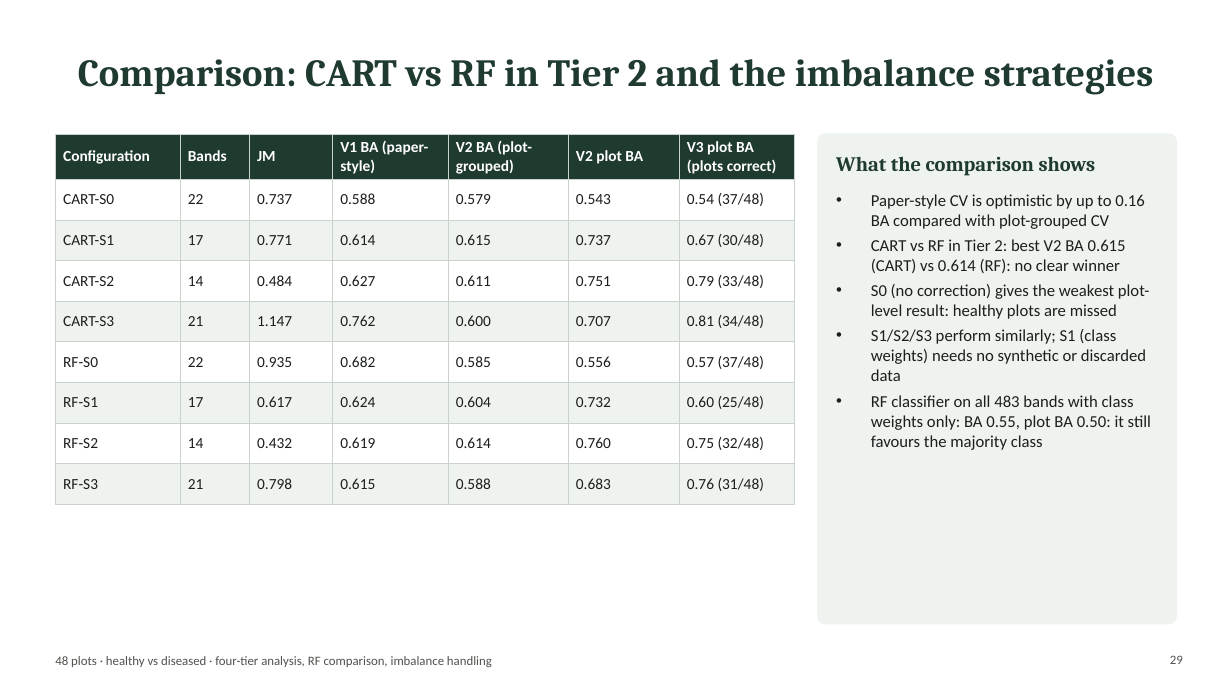
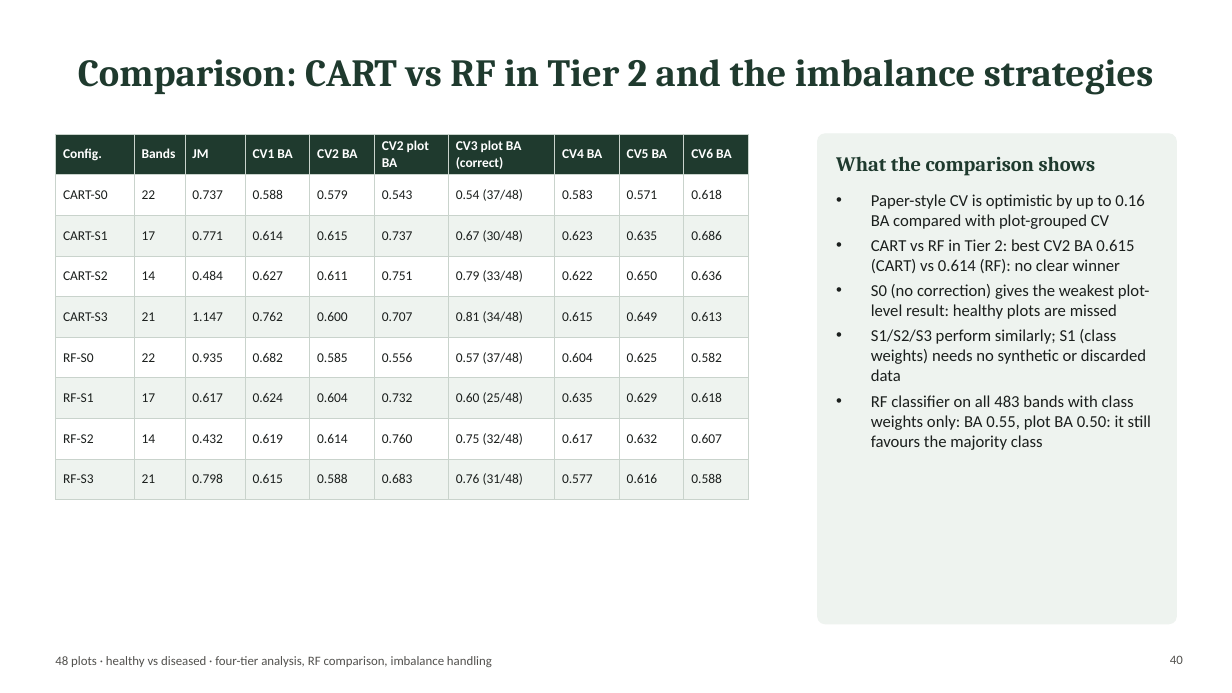
Before and after one commit to animesh809359-afk/sonu, a slide deck: slide 40 of hyperspectral_smacc/four_tier_48plots/Four_Tier_48plots.pptx (slide 29 before the commit). Drawn at 1232x693 pixels with LibreOffice and Linux fonts; fonts in the diff are those of the drawing. Boxes give left, top, right and bottom in pixels: in the first picture for what was removed or moved away, otherwise in the second. Text is boxed around its words. In the diff, an @@ line names an element or a change of style, - is before the commit and + after.

```diff
--- a/hyperspectral_smacc/four_tier_48plots/Four_Tier_48plots.pptx
+++ b/hyperspectral_smacc/four_tier_48plots/Four_Tier_48plots.pptx
@@ table at (x1=55, y1=134, x2=749, y2=489) @@
-column 1, row 1: Configuration
+column 1, row 1: Config.
-column 4: V1 BA (paper-style) | 0.588 | 0.614 | 0.627 | 0.762 | 0.682 | 0.624 | 0.619 | 0.615
-column 5: V2 BA (plot-grouped) | 0.579 | 0.615 | 0.611 | 0.600 | 0.585 | 0.604 | 0.614 | 0.588
-column 6: V2 plot BA | 0.543 | 0.737 | 0.751 | 0.707 | 0.556 | 0.732 | 0.760 | 0.683
-column 7: V3 plot BA (plots correct) | 0.54 (37/48) | 0.67 (30/48) | 0.79 (33/48) | 0.81 (34/48) | 0.57 (37/48) | 0.60 (25/48) | 0.75 (32/48) | 0.76 (31/48)
+column 4: CV1 BA | 0.588 | 0.614 | 0.627 | 0.762 | 0.682 | 0.624 | 0.619 | 0.615
+column 5: CV2 BA | 0.579 | 0.615 | 0.611 | 0.600 | 0.585 | 0.604 | 0.614 | 0.588
+column 6: CV2 plot BA | 0.543 | 0.737 | 0.751 | 0.707 | 0.556 | 0.732 | 0.760 | 0.683
+column 7: CV3 plot BA (correct) | 0.54 (37/48) | 0.67 (30/48) | 0.79 (33/48) | 0.81 (34/48) | 0.57 (37/48) | 0.60 (25/48) | 0.75 (32/48) | 0.76 (31/48)
+column 8: CV4 BA | 0.583 | 0.623 | 0.622 | 0.615 | 0.604 | 0.635 | 0.617 | 0.577
+column 9: CV5 BA | 0.571 | 0.635 | 0.650 | 0.649 | 0.625 | 0.629 | 0.632 | 0.616
+column 10: CV6 BA | 0.618 | 0.686 | 0.636 | 0.613 | 0.582 | 0.618 | 0.607 | 0.588
@@ table resized from (x1=55, y1=134, x2=795, y2=495) to (x1=55, y1=134, x2=749, y2=489) @@
@@ text at (x1=871, y1=239, x2=1134, y2=273): text changed @@
-• CART vs RF in Tier 2: best V2 BA 0.615 (CART) vs 0.614 (RF): no clear winner
+• CART vs RF in Tier 2: best CV2 BA 0.615 (CART) vs 0.614 (RF): no clear winner
@@ page number at (x1=1170, y1=655, x2=1183, y2=664): text changed @@
-29
+40
```
Also in this commit, not shown: 15 other slides changed, 12 slides added, 16 other files.
